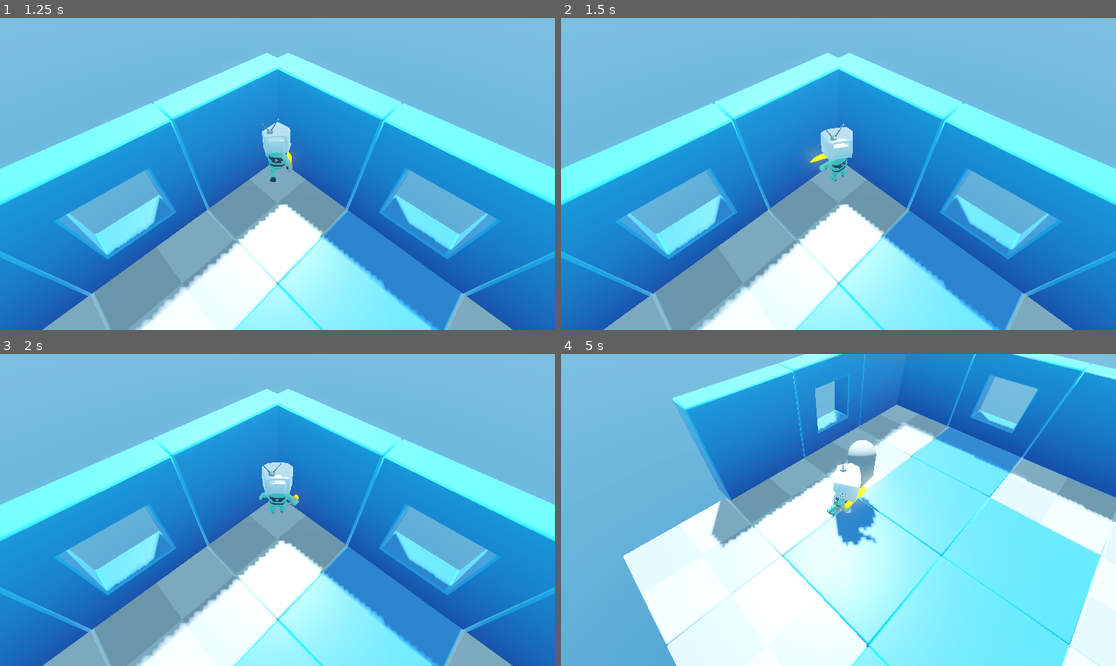
Above: before the commit, frames 1-4 (two rows, left to right).
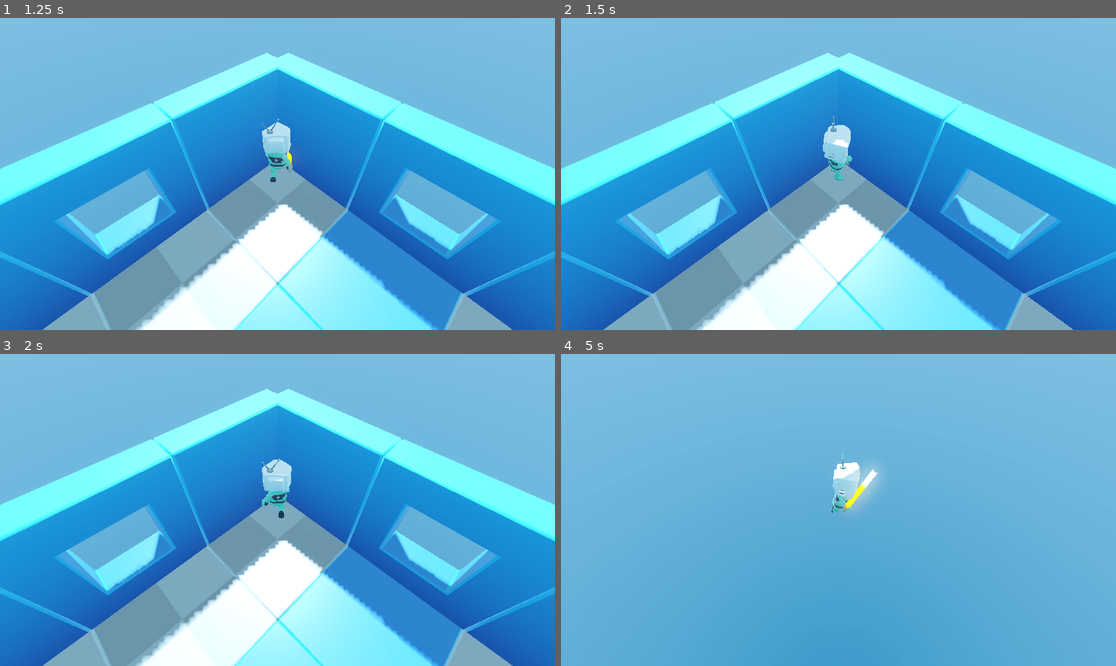
Above: after the commit, the same moments.

Repository: JanWahl/gamedevtv-roguelike-hack-and-slash
Game: Godot game, scene res://Levels/LevelTemplate.tscn
Two runs of this game, one before a commit and one after it. Both use one fixed random seed, a clock stepped at 60 frames per second and the inputs below.
Inputs (mouse positions are in pixels of both pictures, inside the frame that each line leads up to):
- Up to frame 1 (1.25 s): move the mouse to (249, 236) at 0.52 s; hold W (move_forward) from 0.53 s (still down); hold Space (dash) from 0.53 s (still down)
- Up to frame 2 (1.5 s): keep holding W (move_forward); move the mouse to (1005, 220) at 1.27 s; release Space (dash) at 1.28 s; click (1005, 220) at 1.35 s
- Up to frame 3 (2 s): keep holding W (move_forward); tap Space (dash) at 1.55 s
- Up to frame 4 (5 s): move the mouse to (672, 463) at 2.02 s; release W (move_forward) at 2.03 s; hold Space (dash) 2.03-2.78 s; hold A (move_left) 2.03-3.53 s; move the mouse to (866, 510) at 2.77 s; tap Space (dash) at 2.85, 3.8, 4.35 s; move the mouse to (755, 432) at 3.52 s; press the mouse at (755, 432) at 3.53 s; hold S (move_back) 3.53-4.28 s; move the mouse to (960, 494) at 4.27 s; release the mouse at (960, 494) at 4.28 s; hold D (move_right) from 4.28 s (still down)

Frame 1 is identical in both runs. In frame 2, 0.6% of the frame differs, in the area x 44-53%, y 31-53%; in frame 3, 0.5%; in frame 4, 76%, in the area x 11-100%, y 0-100%.

Commit message:
progress start of 4

Diff:
--- a/game/Player/player.gd
+++ b/game/Player/player.gd
@@ -42,3 +42,18 @@
 		target,
 		1.0 - exp(-decay * delta)
 	)
+
+
+func get_player_position_2d() -> Vector2:
+	return get_viewport().get_camera_3d().unproject_position(global_position)
+
+
+func get_mouse_direction() -> Vector2:
+	return get_viewport().get_mouse_position() - get_player_position_2d()
+
+
+func get_aim_direction() -> Vector3:
+	var direction = get_mouse_direction()
+	var direction_3d = Vector3(direction.x, 0, direction.y)
+	var camera_rotation = get_viewport().get_camera_3d().global_rotation.y
+	return direction_3d.rotated(Vector3.UP, camera_rotation)
--- a/game/Player/player.tscn
+++ b/game/Player/player.tscn
@@ -187,56 +187,56 @@
 [node name="GamedevTV_Mannequin_Medium" parent="." unique_id=1390719893 instance=ExtResource("2_vtle1")]
 
 [node name="Skeleton3D" parent="GamedevTV_Mannequin_Medium/Rig_Medium" parent_id_path=PackedInt32Array(1390719893, 484173043) index="0" unique_id=94869246]
-bones/1/position = Vector3(-2.4969708e-18, 0.37862617, -5.9532414e-25)
-bones/1/rotation = Quaternion(0.051795106, 0.021555673, -0.0011023908, 0.9984245)
-bones/2/rotation = Quaternion(0.030488726, 0.010113614, 0.024721427, 0.99917823)
-bones/3/rotation = Quaternion(0.035682257, 6.1240357e-06, 0.00018221154, 0.9993632)
+bones/1/position = Vector3(0, 0.40763718, 0)
+bones/1/rotation = Quaternion(0.051691633, 0.02156012, -0.0010122202, 0.9984299)
+bones/2/rotation = Quaternion(0.011850555, 0.057101633, -0.0026971947, 0.9982944)
+bones/3/rotation = Quaternion(-0.0014677194, 4.8478515e-09, -0.0001270425, 0.999999)
 bones/3/scale = Vector3(1, 0.9999999, 1)
-bones/4/position = Vector3(0.21200737, 0.13388821, -0.0012553016)
-bones/4/rotation = Quaternion(-0.63331914, -0.063805014, -0.6908523, 0.34286886)
+bones/4/position = Vector3(0.21200737, 0.13002451, -0.021132108)
+bones/4/rotation = Quaternion(-0.573394, -0.01272638, -0.67622936, 0.46235403)
 bones/4/scale = Vector3(0.9999993, 0.99999917, 0.99999976)
-bones/5/rotation = Quaternion(-5.368722e-09, -5.9719206e-08, -0.40853432, 0.9127429)
+bones/5/rotation = Quaternion(1.7251102e-08, -6.7430875e-08, -0.3950883, 0.91864324)
 bones/5/scale = Vector3(1.0000002, 0.9999999, 1)
 bones/6/rotation = Quaternion(7.598428e-09, -3.8330903e-09, 0.0266581, 0.99964464)
 bones/6/scale = Vector3(1, 1, 1)
-bones/7/rotation = Quaternion(-0.19234702, -0.29236338, -0.081118666, 0.9332449)
+bones/7/rotation = Quaternion(-0.23815574, -0.19710632, -0.05559021, 0.94938976)
 bones/7/scale = Vector3(0.9999999, 1, 1.0000001)
 bones/8/position = Vector3(5.138707e-10, 0.096125096, -0.057500064)
-bones/8/rotation = Quaternion(-0.021010434, -0.008174253, -0.70906025, 0.7047875)
+bones/8/rotation = Quaternion(-0.014660355, -0.034762792, -0.76353407, 0.6446647)
 bones/8/scale = Vector3(1, 1, 1)
-bones/9/position = Vector3(-0.21200737, 0.13437629, 0.001255472)
-bones/9/rotation = Quaternion(-0.64716107, -0.026922137, 0.6293684, 0.4293637)
+bones/9/position = Vector3(-0.21200737, 0.13823992, 0.021132266)
+bones/9/rotation = Quaternion(-0.68425745, 0.1279277, 0.6203646, 0.36135042)
 bones/9/scale = Vector3(0.9999993, 0.99999905, 0.99999976)
-bones/10/rotation = Quaternion(6.023896e-08, 6.013205e-08, 0.5588014, 0.8293016)
+bones/10/rotation = Quaternion(-1.5544579e-09, 4.28828e-08, 0.51397777, 0.8578036)
 bones/10/scale = Vector3(1.0000002, 0.9999998, 1)
 bones/11/rotation = Quaternion(1.3807978e-10, 3.5662107e-09, -0.026658095, 0.99964464)
-bones/12/rotation = Quaternion(-0.15385458, 0.29690742, 0.042410765, 0.94147545)
+bones/12/rotation = Quaternion(-0.11818987, 0.3835805, -0.001346631, 0.91591233)
 bones/12/scale = Vector3(0.99999976, 0.99999994, 1.0000002)
 bones/13/position = Vector3(-7.964459e-09, 0.096125126, -0.057500064)
-bones/13/rotation = Quaternion(-0.005313274, 0.014571423, 0.5755392, 0.81762713)
+bones/13/rotation = Quaternion(-0.026204694, -0.018208863, 0.56646156, 0.82347023)
 bones/13/scale = Vector3(1, 1, 1)
-bones/14/rotation = Quaternion(-0.08335836, -0.011745259, -0.0010196029, 0.9964499)
-bones/15/position = Vector3(0.1709451, 0.11358723, 0.03647426)
-bones/15/rotation = Quaternion(0.94950134, 0.018849608, 0.04168823, 0.3104094)
+bones/14/rotation = Quaternion(-0.040550772, -0.0728609, 0.00462824, 0.9965067)
+bones/15/position = Vector3(0.17094508, 0.11358726, 0.04947466)
+bones/15/rotation = Quaternion(0.92843014, 0.016381903, 0.042882513, 0.36866006)
 bones/15/scale = Vector3(0.99999994, 0.99999976, 1.000001)
-bones/16/rotation = Quaternion(0.5338265, 5.781986e-08, -3.708447e-07, 0.845594)
+bones/16/rotation = Quaternion(0.44706842, 6.3479455e-08, -3.0841113e-07, 0.8944997)
 bones/16/scale = Vector3(1.0000002, 1.0000002, 1.0000001)
-bones/17/rotation = Quaternion(-0.5484385, -0.05850408, 0.017546983, 0.83395714)
+bones/17/rotation = Quaternion(-0.6282987, -0.05944038, 0.014840459, 0.77555615)
 bones/17/scale = Vector3(1.0000002, 1.0000007, 0.99999905)
-bones/18/rotation = Quaternion(5.547315e-06, 0.920278, -0.3912652, -1.1919992e-06)
+bones/18/rotation = Quaternion(-4.4476977e-07, 0.92013633, -0.39159817, 1.804147e-07)
 bones/18/scale = Vector3(1, 0.999997, 1.0000032)
-bones/19/position = Vector3(-0.17094508, 0.10390824, -0.034576964)
-bones/19/rotation = Quaternion(0.9996701, -0.013927734, 0.016516887, -0.013896277)
+bones/19/position = Vector3(-0.17094508, 0.11108397, -0.049346514)
+bones/19/rotation = Quaternion(0.998557, -0.013733269, 0.017005045, -0.049054064)
 bones/19/scale = Vector3(0.99999994, 0.99999976, 1.000001)
-bones/20/rotation = Quaternion(0.25521252, -6.6606525e-08, 1.7826511e-07, 0.966885)
+bones/20/rotation = Quaternion(0.33781973, -6.4933595e-08, 2.3366991e-07, 0.9412109)
 bones/20/scale = Vector3(1, 1.0000001, 1)
-bones/21/rotation = Quaternion(-0.6293517, 0.057500888, 0.0038798386, 0.77498066)
+bones/21/rotation = Quaternion(-0.41069028, 0.056041505, -0.01372496, 0.90994763)
 bones/21/scale = Vector3(0.9999999, 1.0000007, 0.999999)
-bones/22/rotation = Quaternion(-4.4670433e-05, 0.92033225, -0.39113748, 1.0175339e-05)
+bones/22/rotation = Quaternion(-4.466783e-05, 0.92037547, -0.39103588, 1.0168646e-05)
 bones/22/scale = Vector3(1.0000001, 0.99999726, 1.0000031)
 
 [node name="WeaponSlot" parent="GamedevTV_Mannequin_Medium/Rig_Medium/Skeleton3D" index="6" unique_id=795733659 node_paths=PackedStringArray("shapecast")]
-transform = Transform3D(0.14610493, -0.027816191, -0.9888777, -0.3424101, -0.9392385, -0.02417007, -0.92812, 0.34213316, -0.14675173, -0.46437374, 0.6404559, 0.06856392)
+transform = Transform3D(0.16293284, -0.1745826, -0.971068, -0.64416265, -0.76432467, 0.029331893, -0.74733245, 0.6207466, -0.2369934, -0.48657396, 0.72227323, 0.27881977)
 shapecast = NodePath("ShapeCast3D")
 
 [node name="LazerSword" type="MeshInstance3D" parent="GamedevTV_Mannequin_Medium/Rig_Medium/Skeleton3D/WeaponSlot" index="0" unique_id=763497377]
@@ -259,7 +259,7 @@
 script = ExtResource("3_p5o4e")
 
 [node name="LeftFootBone" parent="GamedevTV_Mannequin_Medium/Rig_Medium/Skeleton3D" index="7" unique_id=1594493579]
-transform = Transform3D(0.9959764, 0.06461508, -0.062102176, 0.021148205, -0.84283113, -0.53776366, -0.08708943, 0.5342865, -0.84080565, 0.18933217, 0.16861883, 0.0708132)
+transform = Transform3D(0.9975712, 0.050318856, -0.048175693, -0.019286765, -0.46503082, -0.88508433, -0.06693976, 0.8838644, -0.46293086, 0.18825118, 0.19156615, 0.15072566)
 
 [node name="AudioStreamPlayer3D" type="AudioStreamPlayer3D" parent="GamedevTV_Mannequin_Medium/Rig_Medium/Skeleton3D/LeftFootBone" index="0" unique_id=352375467]
 stream = SubResource("AudioStreamRandomizer_j3pel")
@@ -268,7 +268,7 @@
 bus = &"SFX"
 
 [node name="RightFootBone" parent="GamedevTV_Mannequin_Medium/Rig_Medium/Skeleton3D" index="8" unique_id=519919101]
-transform = Transform3D(0.994221, -0.09319166, 0.053288344, -0.035019554, -0.7507876, -0.6596148, 0.101478964, 0.6539387, -0.74971163, -0.18428633, 0.14136449, -0.13583738)
+transform = Transform3D(0.993447, -0.053698305, 0.100891404, -0.057711367, -0.9976374, 0.037285984, 0.09865099, -0.042864084, -0.9941983, -0.18480782, 0.20683478, -0.19156894)
 
 [node name="AudioStreamPlayer3D" type="AudioStreamPlayer3D" parent="GamedevTV_Mannequin_Medium/Rig_Medium/Skeleton3D/RightFootBone" index="0" unique_id=1766277148]
 transform = Transform3D(0.98371214, 0.01394602, -0.17921014, -0.1763078, 0.26908815, -0.94683975, 0.035018723, 0.9630153, 0.26716343, 0.33716732, -0.38279694, 0.11456621)
@@ -335,14 +335,31 @@
 run_state = NodePath("../PlayerRun")
 next_attack = NodePath("../PlayerAttack2")
 attack_component = NodePath("../../GamedevTV_Mannequin_Medium/Rig_Medium/Skeleton3D/WeaponSlot/ShapeCast3D/AttackComponent")
+can_dash_cancel = true
+movement_speed = 1.0
 player = NodePath("../..")
 dash_state = NodePath("../PlayerDash")
 attack_state = NodePath(".")
 
-[node name="PlayerAttack2" type="Node" parent="StateMachine" unique_id=1394758852 node_paths=PackedStringArray("run_state", "attack_component", "player", "dash_state", "attack_state")]
+[node name="PlayerAttack2" type="Node" parent="StateMachine" unique_id=1394758852 node_paths=PackedStringArray("run_state", "next_attack", "attack_component", "player", "dash_state", "attack_state")]
 script = ExtResource("13_gu6f8")
 run_state = NodePath("../PlayerRun")
+next_attack = NodePath("../PlayerAttack3")
+attack_animation_name = "StabAttack"
 attack_component = NodePath("../../GamedevTV_Mannequin_Medium/Rig_Medium/Skeleton3D/WeaponSlot/ShapeCast3D/AttackComponent")
+attack_damage = 14.0
+can_dash_cancel = true
+player = NodePath("../..")
+dash_state = NodePath("../PlayerDash")
+attack_state = NodePath(".")
+
+[node name="PlayerAttack3" type="Node" parent="StateMachine" unique_id=1776633317 node_paths=PackedStringArray("run_state", "attack_component", "player", "dash_state", "attack_state")]
+script = ExtResource("13_gu6f8")
+run_state = NodePath("../PlayerRun")
+attack_animation_name = "SpinAttack"
+attack_component = NodePath("../../GamedevTV_Mannequin_Medium/Rig_Medium/Skeleton3D/WeaponSlot/ShapeCast3D/AttackComponent")
+attack_damage = 10.0
+movement_speed = 3.0
 player = NodePath("../..")
 dash_state = NodePath("../PlayerDash")
 attack_state = NodePath(".")
--- a/game/StateMachine/PlayerStates/PlayerAttack.gd
+++ b/game/StateMachine/PlayerStates/PlayerAttack.gd
@@ -5,11 +5,20 @@
 @export var queued_attack_time := 0.5
 @export var attack_animation_name := "SlashAttack"
 @export var attack_component: AttackComponent
+@export var attack_damage: float = 8.0
+@export var can_dash_cancel := false
+@export var movement_speed := 0.0
 
 var queued_attack := false
+var aim_direction := Vector3.ZERO
 
-func physics_update(_delta: float) -> void:
-	attack_component.deal_damage(5.0, Vector3.ZERO)
+func physics_update(delta: float) -> void:
+	attack_component.deal_damage(attack_damage, Vector3.ZERO)
+	# core_movement(delta, movement_speed)
+	player.velocity = player.get_movement_direction() * movement_speed
+	player.look_toward_direction(aim_direction, 1.0)
+
+	player.move_and_slide()
 
 
 func enter(_previous_state_path: String, _data := {}) -> void:
@@ -19,11 +28,14 @@
 	player.mannequin_animation_tree.animation_finished.connect(finish_attack, CONNECT_ONE_SHOT)
 	var timer := get_tree().create_timer(queued_attack_time)
 	timer.timeout.connect(attempt_queue_attack)
+	aim_direction = player.get_aim_direction()
 
 
 func handle_input(event: InputEvent) -> void:
 	if event.is_action_pressed("click"):
 		queued_attack = true
+	if can_dash_cancel:
+		check_dash(event)
 
 
 func exit() -> void:
